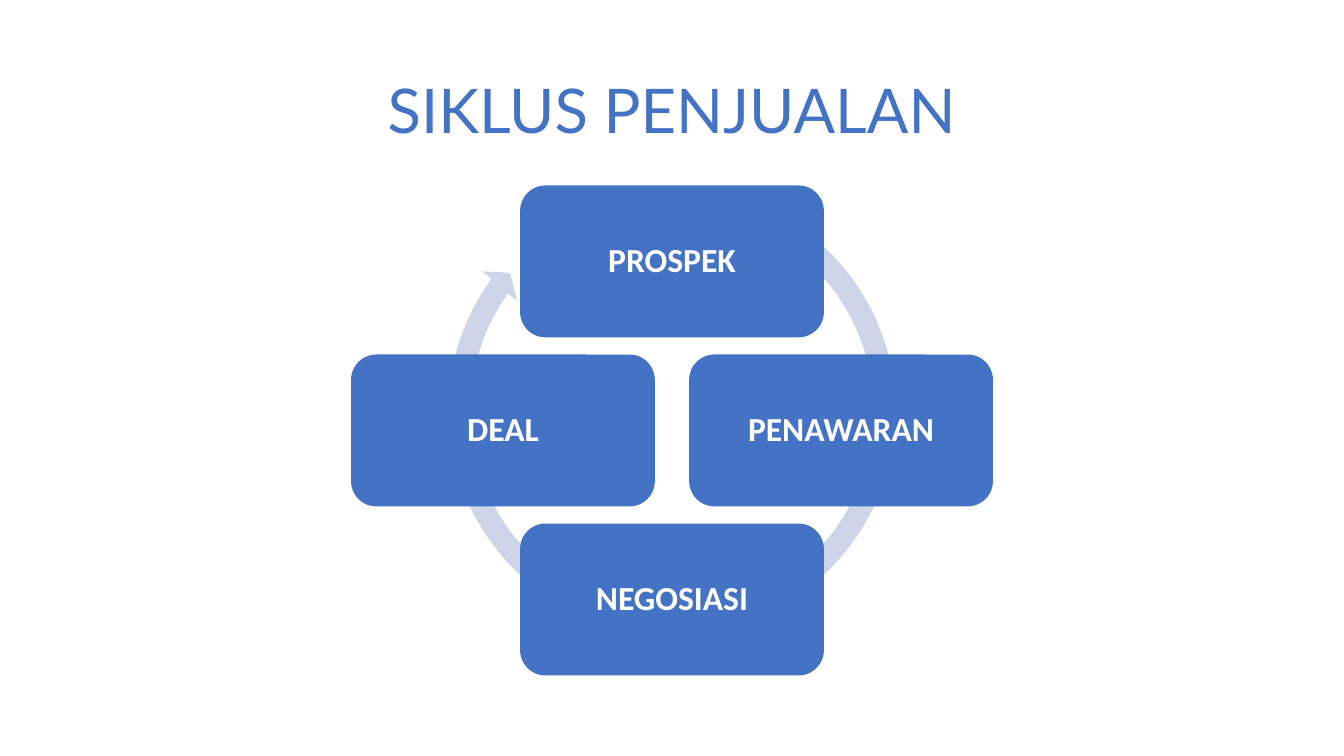
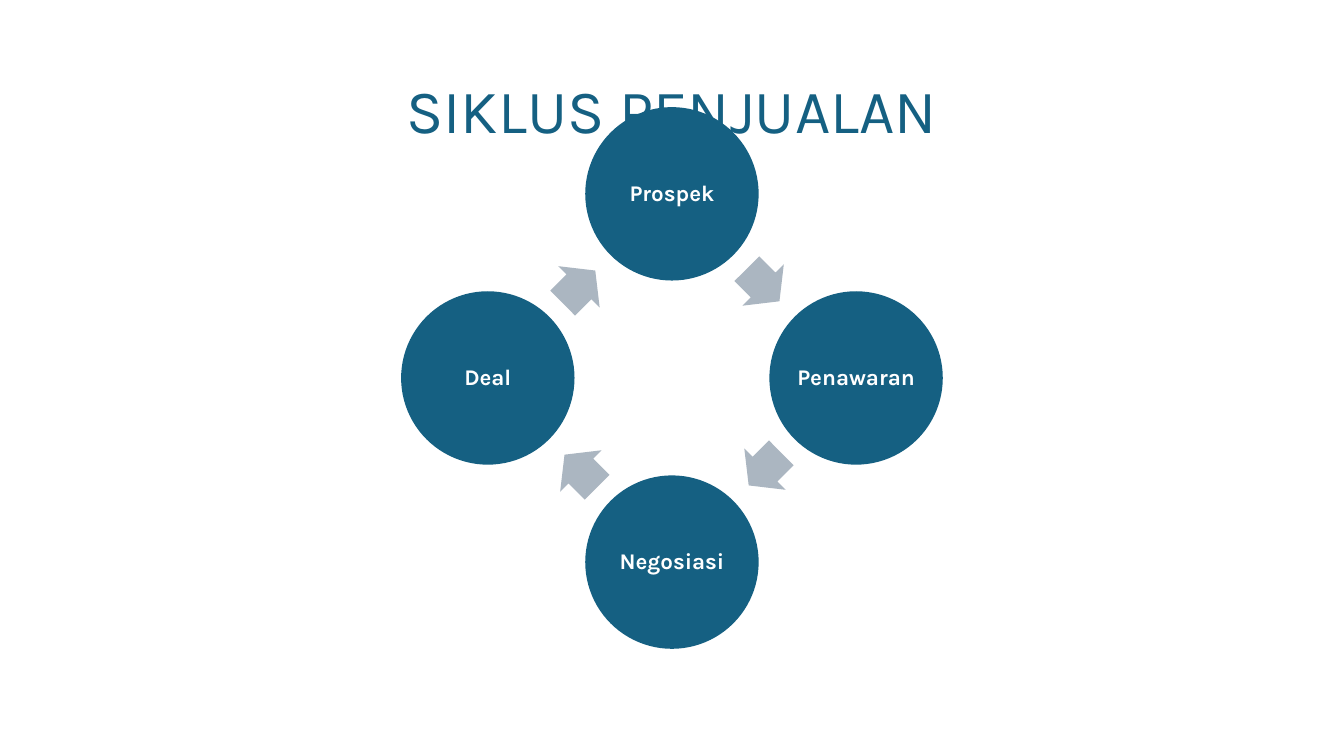
Before and after one commit to onysu/kursus, a slide deck: slide 3 of assets/files/Struktur-Organisasi.pptx. Drawn at 1344x756 pixels with LibreOffice and Linux fonts; fonts in the diff are those of the drawing. Boxes give left, top, right and bottom in pixels: in the first picture for what was removed or moved away, otherwise in the second. Text is boxed around its words. In the diff, an @@ line names an element or a change of style, - is before the commit and + after.

```diff
--- a/assets/files/Struktur-Organisasi.pptx
+++ b/assets/files/Struktur-Organisasi.pptx
@@ title "SIKLUS PENJUALAN" at [407,93,936,148]: font Lato to Karla, text colour #4472C4 to #156082 @@
@@ text at [630,185,715,207]: text changed; size 24 to 16 pt; font Calibri to Karla @@
-PROSPEK
+Prospek
@@ group added at [401,107,943,649]: 4 ellipses, 4 right arrows @@
@@ group removed at [351,175,993,676]: 4 rounded rectangles, 1 circular arrow @@
@@ text at [464,369,511,386]: text changed; size 24 to 16 pt; font Calibri to Karla @@
-DEAL
+Deal
@@ text at [797,370,915,386]: text changed; size 24 to 16 pt; font Calibri to Karla @@
-PENAWARAN
+Penawaran
@@ text at [620,553,725,575]: text changed; size 24 to 16 pt; font Calibri to Karla @@
-NEGOSIASI
+Negosiasi
```
Also in this commit, not shown: 2 other slides changed, 3 other files.
